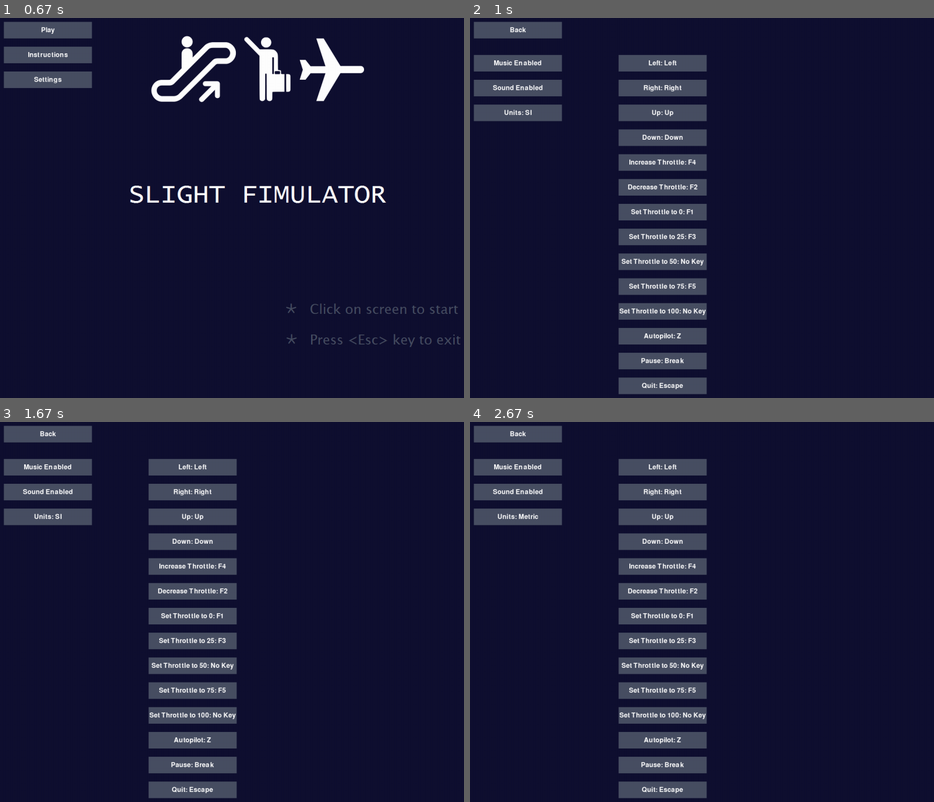
Above: before the commit, frames 1-4 (two rows, left to right).
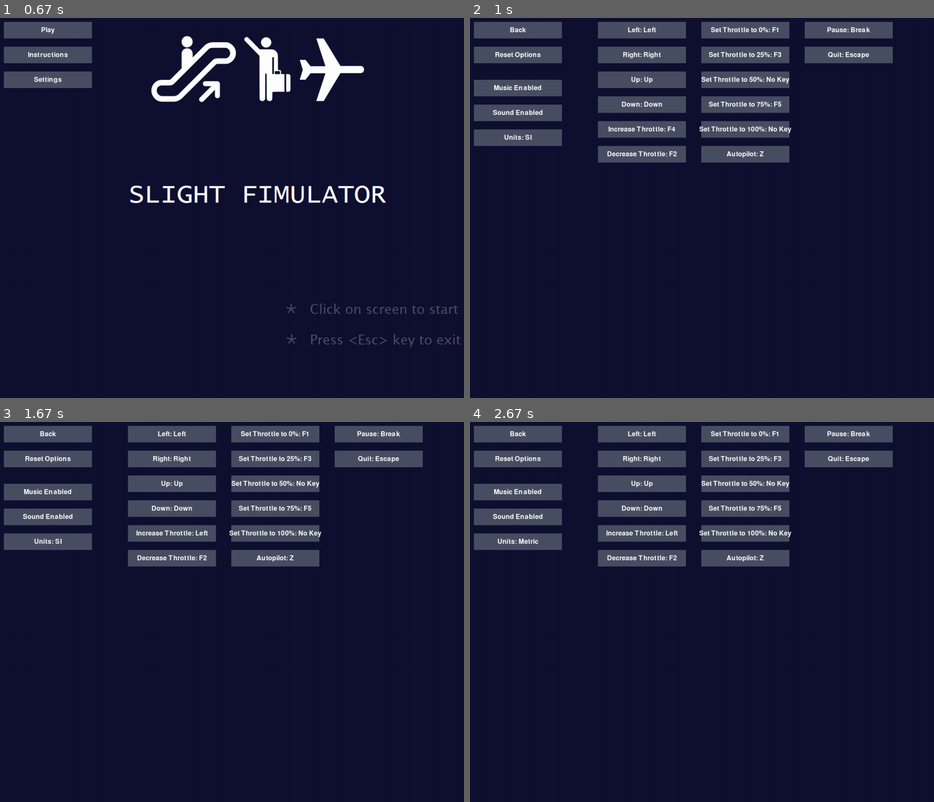
Above: after the commit, the same moments.

Repository: haofoss/slight-fimulator
Game: pygame game, started from __main__.py
Same seed, same stepped clock (60 frames per second), same inputs: the game is played once before the commit and once after it.
Inputs (mouse positions are in pixels of both pictures, inside the frame that each line leads up to):
- Up to frame 1 (0.67 s): hold Right from 0.33 s (still down)
- Up to frame 2 (1 s): release Right at 0.8 s; press the mouse at (516, 78) at 0.87 s; move the mouse to (655, 162) at 0.97 s
- Up to frame 3 (1.67 s): release the mouse at (320, 650) at 1.1 s; press the mouse at (273, 509) at 1.2 s; move the mouse to (204, 520) at 1.3 s; release the mouse at (134, 532) at 1.43 s; tap Left at 1.5 s
- Up to frame 4 (2.67 s): click "Units: SI" at 2.55 s

Frame 1 is identical in both runs. In frame 2, 22% of the frame differs, in the area x 0-92%, y 0-100%; in frame 3, 22%; in frame 4, 22%.

Commit message:
Options are saved and loaded and can be reset.

Diff:
--- a/game.py
+++ b/game.py
@@ -25,6 +25,7 @@
 import argparse
 import datetime
 import io
+import json
 import logging
 import math
 import os
@@ -66,28 +67,34 @@
 Your score was {}.",
         "Exited with exitcode 7 (unexpected). Please report."
     )
+    DEFAULT_OPTIONS = {
+        'music': True,
+        'sound': True,
+        'units': 0,
+        'controls': { # -1 means no key
+            'horiz-': pygame.K_LEFT,
+            'horiz+': pygame.K_RIGHT,
+            'vert-': pygame.K_UP,
+            'vert+': pygame.K_DOWN,
+            'throttle+': pygame.K_F4,
+            'throttle-': pygame.K_F2,
+            'throttle-0': pygame.K_F1,
+            'throttle-25': pygame.K_F3,
+            'throttle-50': -1,
+            'throttle-75': pygame.K_F5,
+            'throttle-100': -1,
+            'autopilot': pygame.K_z,
+            'pause': pygame.K_PAUSE,
+            'quit': pygame.K_ESCAPE
+        }
+    }
     CONTROLS = [
         'horiz-', 'horiz+', 'vert-', 'vert+',
         'throttle+', 'throttle-', 'throttle-0', 'throttle-25',
         'throttle-50', 'throttle-75', 'throttle-100',
         'autopilot', 'pause', 'quit',
     ]
-    DEFAULT_CONTROLS = { # -1 means no key
-        'horiz-': pygame.K_LEFT,
-        'horiz+': pygame.K_RIGHT,
-        'vert-': pygame.K_UP,
-        'vert+': pygame.K_DOWN,
-        'throttle+': pygame.K_F4,
-        'throttle-': pygame.K_F2,
-        'throttle-0': pygame.K_F1,
-        'throttle-25': pygame.K_F3,
-        'throttle-50': -1,
-        'throttle-75': pygame.K_F5,
-        'throttle-100': -1,
-        'autopilot': pygame.K_z,
-        'pause': pygame.K_PAUSE,
-        'quit': pygame.K_ESCAPE
-    }
+    DEFAULT_CONTROLS = DEFAULT_OPTIONS['controls']
     CONTROL_NAMES = {
         'horiz-': "Left",
         'horiz+': "Right",
@@ -95,11 +102,11 @@
         'vert+': "Down",
         'throttle+': "Increase Throttle",
         'throttle-': "Decrease Throttle",
-        'throttle-0': "Set Throttle to 0",
-        'throttle-25': "Set Throttle to 25",
-        'throttle-50': "Set Throttle to 50",
-        'throttle-75': "Set Throttle to 75",
-        'throttle-100': "Set Throttle to 100",
+        'throttle-0': "Set Throttle to 0%",
+        'throttle-25': "Set Throttle to 25%",
+        'throttle-50': "Set Throttle to 50%",
+        'throttle-75': "Set Throttle to 75%",
+        'throttle-100': "Set Throttle to 100%",
         'autopilot': "Autopilot",
         'pause': "Pause",
         'quit': "Quit",
@@ -145,6 +152,7 @@
             }
         }
     )
+
     def __init__(self, window_size=DEFAULT_SIZE, player_id=None):
         """Initializes the instance. Does not start the game."""
         super(Client, self).__init__(0, 0, *window_size)
@@ -181,7 +189,19 @@
         self.log_to_file = self.args.log_to_file
         self.log_level = getattr(logging, self.args.log_level)
         # Gets controls
-        self.controls = self.DEFAULT_CONTROLS.copy()
+        if os.path.exists("{}/.options.json".format(self.PATH)):
+            # options file found - use these
+            with open("{}/.options.json".format(self.PATH), 'rt') as f:
+                prefs = json.load(f)
+                self.controls = prefs['controls']
+                self.music_enabled = prefs['music']
+                self.sound_enabled = prefs['sound']
+                self.unit_id = prefs['units']
+        else:
+            self.controls = self.DEFAULT_CONTROLS.copy()
+            self.music_enabled = Client.DEFAULT_OPTIONS['music']
+            self.sound_enabled = Client.DEFAULT_OPTIONS['sound']
+            self.unit_id = Client.DEFAULT_OPTIONS['units']
     @property
     def id_(self):
         """Get the ID."""
@@ -223,6 +243,8 @@
         self.load_resources()
         pygame.mixer.pre_init(44100, -16, 2, 2048)
         pygame.mixer.init()
+        if not self.music_enabled:
+            pygame.mixer.music.set_volume(0)
         self.scale_images()
         # Setup airspace
         self.airspace = airspace
@@ -238,11 +260,8 @@
         # The +1 is so key # -1 registers nothing
         self.keys_held = [0] * (len(pygame.key.get_pressed()) + 1)
         self.music_playing = None
-        self.music_enabled = True
-        self.sound_enabled = True
         self.stage = 0 # The stage (Beginning, In-Game, End)
         self.paused = 0 # 0 if unpaused; non-0 otherwise
-        self.unit_id = 0 # The set of units used
         self.status = ["Fly to the objective."]
         self.warnings = {
             "terrain": {
@@ -307,6 +326,15 @@
         pygame.quit() # Exits Pygame
         if self.resources_path.endswith('.zip'): # Close Zip
             self.resources.close()
+        # Save preferences
+        preferences = {
+            'music': self.music_enabled,
+            'sound': self.sound_enabled,
+            'units': self.unit_id,
+            'controls': self.controls
+        }
+        with open('{}/.options.json'.format(self.PATH), 'wt') as f:
+            json.dump(preferences, f)
 
     def prepare_log(self):
         """Prepare the log."""
@@ -1061,9 +1089,16 @@
             self.width / 6, self.height / 24)
         pygame.draw.rect(self.screen, self.colors['panel'], btn_back)
         self.draw_text("Back", btn_back.center, color_id='white')
+        # reset button
+        btn_reset = pygame.rect.Rect(
+            self.x + self.width*5/256, self.y + self.height*17/192,
+            self.width / 6, self.height / 24)
+        pygame.draw.rect(self.screen, self.colors['panel'], btn_reset)
+        self.draw_text(
+            "Reset Options", btn_reset.center, color_id='white')
         # music and sound
         btn_music = pygame.rect.Rect(
-            self.x + self.width*5/256, self.y + self.height*21/192,
+            self.x + self.width*5/256, self.y + self.height*33/192,
             self.width / 6, self.height / 24)
         pygame.draw.rect(self.screen, self.colors['panel'], btn_music)
         self.draw_text(
@@ -1071,7 +1106,7 @@
                 "Enabled" if self.music_enabled else "Disabled"),
             btn_music.center, color_id='white')
         btn_sound = pygame.rect.Rect(
-            self.x + self.width*5/256, self.y + self.height*33/192,
+            self.x + self.width*5/256, self.y + self.height*45/192,
             self.width / 6, self.height / 24)
         pygame.draw.rect(self.screen, self.colors['panel'], btn_sound)
         self.draw_text(
@@ -1079,21 +1114,18 @@
                 "Enabled" if self.sound_enabled else "Disabled"),
             btn_sound.center, color_id='white')
         btn_units = pygame.rect.Rect(
-            self.x + self.width*5/256, self.y + self.height*45/192,
+            self.x + self.width*5/256, self.y + self.height*57/192,
             self.width / 6, self.height / 24)
         pygame.draw.rect(self.screen, self.colors['panel'], btn_units)
         self.draw_text(
             "Units: {}".format(Client.UNITS[self.unit_id]['name']),
             btn_units.center, color_id='white')
-        # Controls
-        x = 75
-        y = 9
+        # Control Buttons
+        x = 65
+        y = 5
         control_buttons = []
         for c in Client.CONTROLS:
-            y += 12
-            if y > 180:
-                y = 9
-                x += 50
+            # Get key name
             k = self.controls[c]
             if self.control_selected == c:
                 k = "Please press a key"
@@ -1101,6 +1133,7 @@
                 k = "No Key"
             else:
                 k = pygame.key.name(k).title()
+            # Create and draw button
             button = pygame.rect.Rect(
                 self.x + self.width*x/256, self.y + self.height*y/192,
                 self.width / 6, self.height / 24)
@@ -1109,12 +1142,26 @@
                 "{}: {}".format(Client.CONTROL_NAMES[c], k),
                 button.center, color_id='white')
             control_buttons.append(button)
+            # Calculate next button's position
+            y += 12
+            if y > 76:
+                y = 5
+                x += 50
         pygame.display.flip()
         for event in self.events:
             if event.type == pygame.MOUSEBUTTONUP:
                 # Use the un-click instead of the click
                 if btn_back.collidepoint(event.pos):
                     self.stage = self.prev_stage
+                elif btn_reset.collidepoint(event.pos):
+                    self.controls = self.DEFAULT_CONTROLS.copy()
+                    self.music_enabled = Client.DEFAULT_OPTIONS['music']
+                    if self.music_enabled:
+                        pygame.mixer.music.set_volume(1)
+                    else:
+                        pygame.mixer.music.set_volume(0)
+                    self.sound_enabled = Client.DEFAULT_OPTIONS['sound']
+                    self.unit_id = Client.DEFAULT_OPTIONS['units']
                 elif btn_music.collidepoint(event.pos):
                     if self.music_enabled:
                         self.music_enabled = False
Not shown, changed: .gitignore
